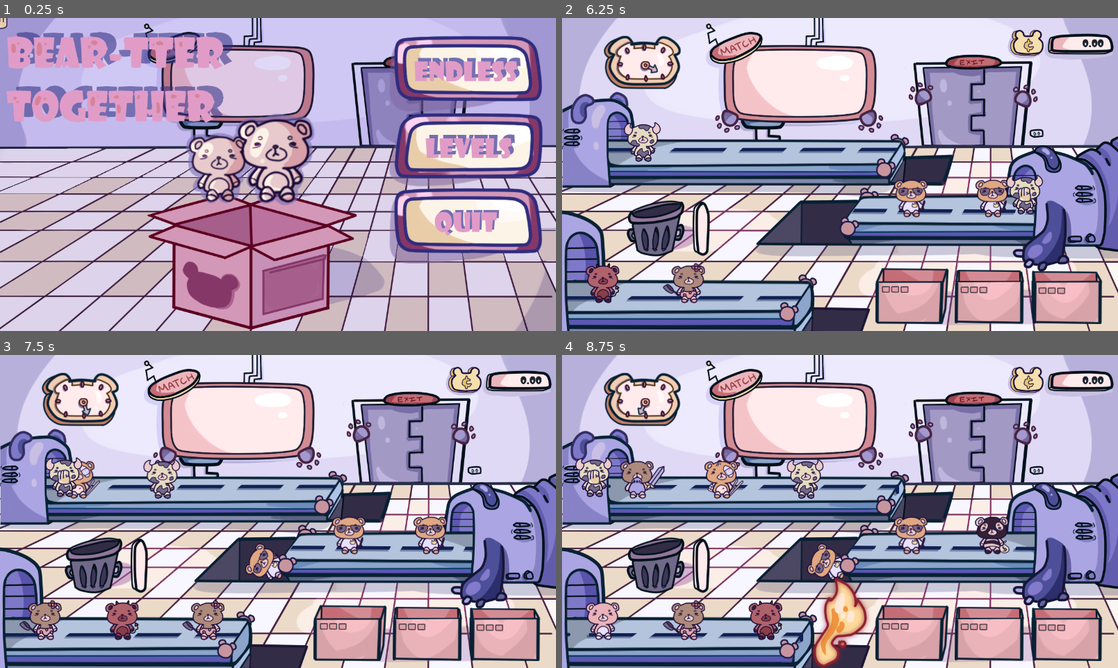
Above: before the commit, frames 1-4 (two rows, left to right).
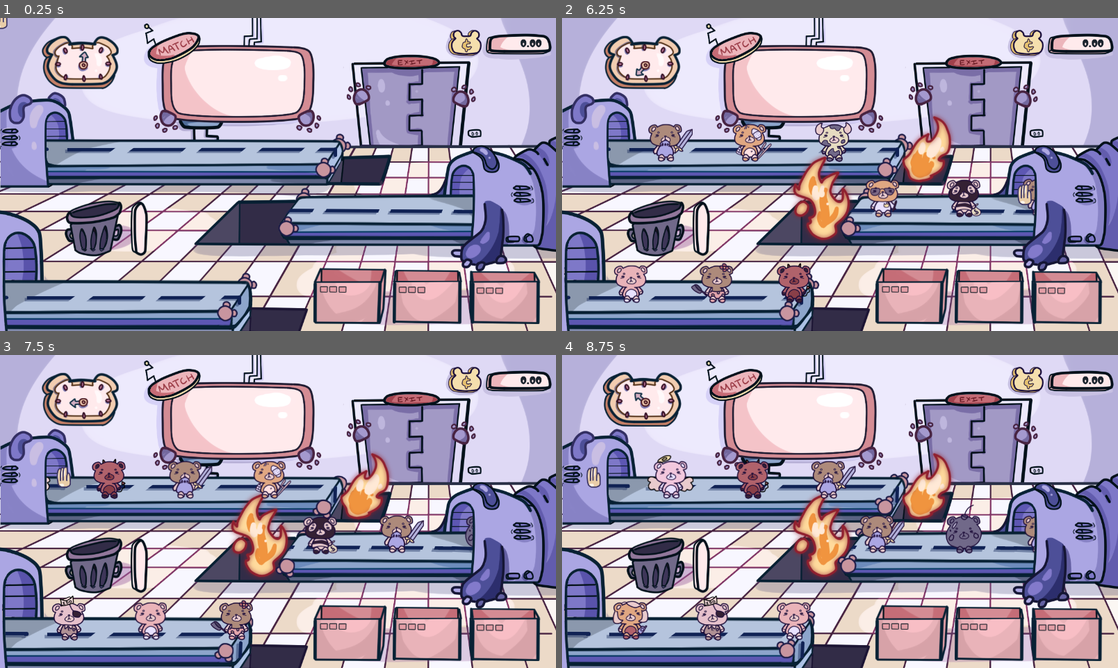
Above: after the commit, the same moments.

Repository: krasi070/GMTK-Game-Jam-2021
Game: Godot game, scene res://Main.tscn
Two runs of this game, one before a commit and one after it. Both use one fixed random seed, a clock stepped at 60 frames per second and the inputs below. Before the commit the project starts from res://MainMenu.tscn.
Inputs (mouse positions are in pixels of both pictures, inside the frame that each line leads up to):
- Up to frame 1 (0.25 s): no input
- Up to frame 2 (6.25 s): move the mouse to (812, 265) at 0.52 s; hold Space (next_level) 0.53-1.28 s; click (812, 265) at 0.67 s; move the mouse to (817, 161) at 1.27 s; tap R (replay) every 1.5 s from 1.35 to 5.85 s; click (817, 161) at 1.42 s; move the mouse to (789, 146) at 2.02 s; hold Space (next_level) 2.03-2.78 s; click (789, 146) at 2.17 s; move the mouse to (1029, 68) at 2.77 s; click (1029, 68) at 2.92 s; move the mouse to (656, 227) at 3.52 s; hold Space (next_level) 3.53-4.28 s; click (656, 227) at 3.67 s; move the mouse to (595, 140) at 4.27 s; click (595, 140) at 4.42 s; move the mouse to (990, 193) at 5.02 s; hold Space (next_level) 5.03-5.78 s; click (990, 193) at 5.17 s; move the mouse to (1023, 193) at 5.77 s; click (1023, 193) at 5.92 s
- Up to frame 3 (7.5 s): move the mouse to (139, 617) at 6.52 s; hold Space (next_level) 6.53-7.28 s; click (139, 617) at 6.67 s; move the mouse to (66, 477) at 7.27 s; tap R (replay) at 7.35 s; click (66, 477) at 7.42 s
- Up to frame 4 (8.75 s): move the mouse to (595, 477) at 8.02 s; hold Space (next_level) from 8.03 s (still down); click (595, 477) at 8.17 s

The runs differ from the first frame. In frame 1, 93% of the frame differs, in the area x 0-100%, y 0-100%; in frame 2, 12%; in frame 3, 13%; in frame 4, 16%.

Commit message:
Add conveyor belt part rotation

Diff:
--- a/Bear-tter Together (Post-Jam Ver.)/Main.tscn
+++ b/Bear-tter Together (Post-Jam Ver.)/Main.tscn
@@ -69,7 +69,7 @@
 z_index = 1
 frames = SubResource( 1 )
 animation = "run"
-frame = 9
+frame = 2
 playing = true
 offset = Vector2( 0, 85 )
 
--- a/Bear-tter Together (Post-Jam Ver.)/project.godot
+++ b/Bear-tter Together (Post-Jam Ver.)/project.godot
@@ -11,7 +11,7 @@
 [application]
 
 config/name="TeddyBearGame"
-run/main_scene="res://MainMenu.tscn"
+run/main_scene="res://Main.tscn"
 config/icon="res://icon.png"
 
 [autoload]
--- a/Bear-tter Together (Post-Jam Ver.)/scenes/conveyor_belts/BackConveyorBelt.tscn
+++ b/Bear-tter Together (Post-Jam Ver.)/scenes/conveyor_belts/BackConveyorBelt.tscn
@@ -72,8 +72,11 @@
 texture = ExtResource( 2 )
 
 [node name="BackBearPart" type="Sprite" parent="."]
-position = Vector2( 640, 360 )
+position = Vector2( 780, 295 )
 texture = ExtResource( 3 )
+offset = Vector2( 3, -5 )
+region_enabled = true
+region_rect = Rect2( 754, 266, 45, 46 )
 
 [node name="Mill" type="Sprite" parent="."]
 position = Vector2( 641, 297 )
@@ -107,6 +110,9 @@
 texture = ExtResource( 4 )
 
 [node name="FrontBearPart" type="Sprite" parent="."]
-position = Vector2( 640, 360 )
+position = Vector2( 745, 350 )
 z_index = 11
 texture = ExtResource( 5 )
+offset = Vector2( 3, -5 )
+region_enabled = true
+region_rect = Rect2( 723, 322, 45, 46 )
--- a/Bear-tter Together (Post-Jam Ver.)/scenes/conveyor_belts/FrontConveyorBelt.tscn
+++ b/Bear-tter Together (Post-Jam Ver.)/scenes/conveyor_belts/FrontConveyorBelt.tscn
@@ -70,8 +70,11 @@
 texture = ExtResource( 6 )
 
 [node name="BackBearPart" type="Sprite" parent="."]
-position = Vector2( 640, 360 )
+position = Vector2( 565, 615 )
 texture = ExtResource( 4 )
+offset = Vector2( 3, -5 )
+region_enabled = true
+region_rect = Rect2( 543, 589, 45, 46 )
 
 [node name="Mill" type="Sprite" parent="."]
 position = Vector2( 640, 360 )
@@ -105,7 +108,10 @@
 texture = ExtResource( 2 )
 
 [node name="FrontBearPart" type="Sprite" parent="."]
-position = Vector2( 640, 360 )
+position = Vector2( 520, 680 )
 z_index = 12
 z_as_relative = false
 texture = ExtResource( 3 )
+offset = Vector2( 3, -5 )
+region_enabled = true
+region_rect = Rect2( 501, 653, 45, 46 )
--- a/Bear-tter Together (Post-Jam Ver.)/scenes/conveyor_belts/MiddleConveyorBelt.tscn
+++ b/Bear-tter Together (Post-Jam Ver.)/scenes/conveyor_belts/MiddleConveyorBelt.tscn
@@ -70,8 +70,11 @@
 texture = ExtResource( 7 )
 
 [node name="BackBearPart" type="Sprite" parent="."]
-position = Vector2( 570, 484 )
+position = Vector2( 700, 420 )
 texture = ExtResource( 6 )
+offset = Vector2( 3, -5 )
+region_enabled = true
+region_rect = Rect2( 754, 266, 45, 46 )
 
 [node name="Mill" type="Sprite" parent="."]
 position = Vector2( 644, 361 )
@@ -106,7 +109,10 @@
 texture = ExtResource( 5 )
 
 [node name="FrontBearPart" type="Sprite" parent="."]
-position = Vector2( 640, 360 )
+position = Vector2( 660, 485 )
 z_index = 12
 z_as_relative = false
 texture = ExtResource( 4 )
+offset = Vector2( 3, -5 )
+region_enabled = true
+region_rect = Rect2( 639, 457, 45, 46 )
--- a/Bear-tter Together (Post-Jam Ver.)/scripts/ConveyorBelt.gd
+++ b/Bear-tter Together (Post-Jam Ver.)/scripts/ConveyorBelt.gd
@@ -1,6 +1,8 @@
 extends Node2D
 
 enum Direction {LEFT = -1, RIGHT = 1}
+
+const PART_ROTATION_MULTIPLIER := 1
 
 export var speed : int
 export var spawn_rate : float
@@ -13,6 +15,7 @@
 onready var spawner := $Spawner
 onready var items := $Items
 onready var item_timer := $ItemTimer
+onready var bear_parts := [$BackBearPart, $FrontBearPart]
 # Add BearParts to rotate them
 
 
@@ -25,7 +28,9 @@
 
 
 func _process(delta):
-	_move_children(delta)
+	var velocity = Vector2(direction * delta * speed, 0)
+	_move_children(velocity)
+	_rotate_parts(abs(velocity.x))
 
 
 func spawn() -> void:
@@ -43,8 +48,14 @@
 	item_timer.start()
 
 
-func _move_children(delta) -> void:
-	var velocity = Vector2(direction * delta * speed, 0)
+func _move_children(velocity: Vector2) -> void:
 	for item in items.get_children():
 		if !item.falling:
 			item.position += velocity
+
+
+func _rotate_parts(velocity: int) -> void:
+	var to_add := velocity * PART_ROTATION_MULTIPLIER
+	for part in bear_parts:
+		part.rotate(deg2rad(to_add))
+		print("%s: %f" % [part.name, part.rotation])
